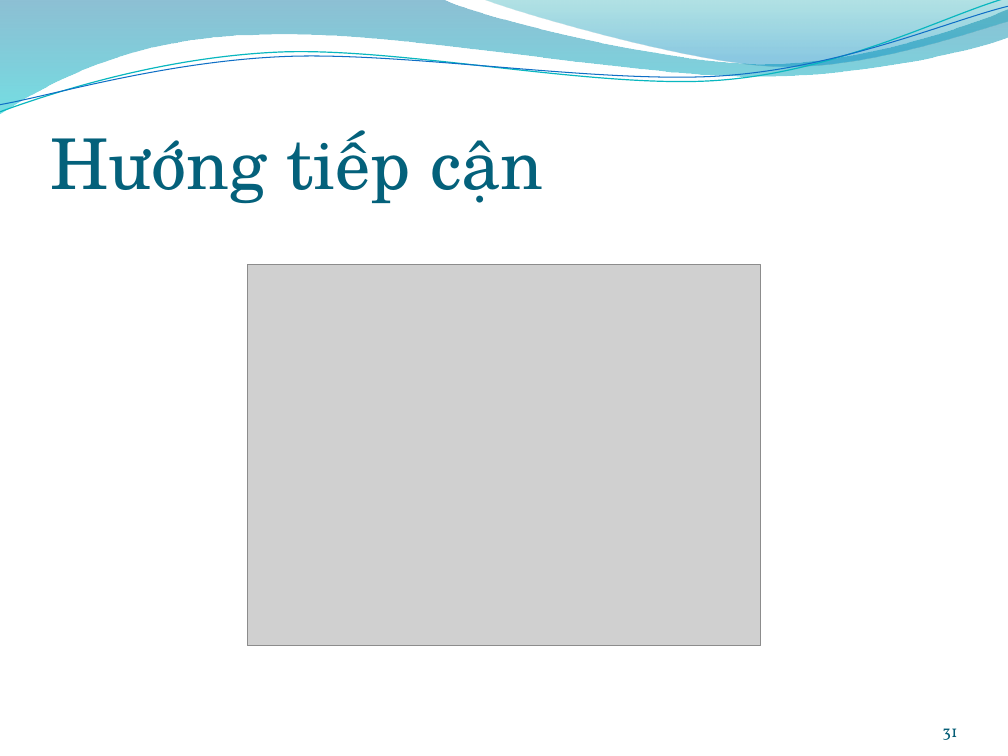
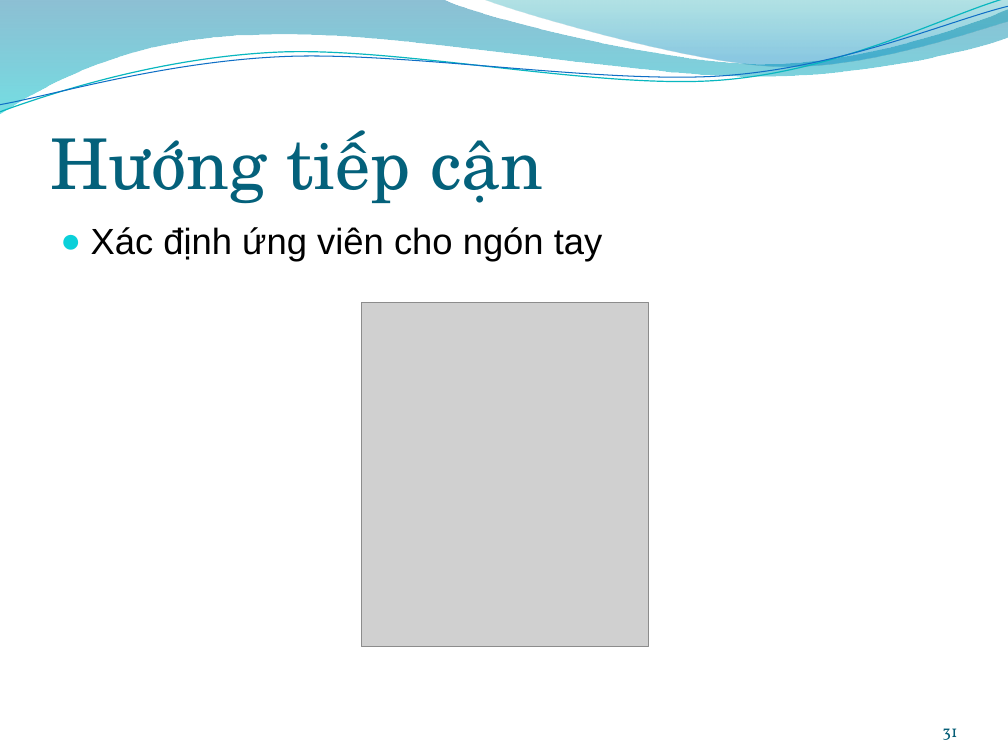
Before and after one commit to trianindiaputra/handgeometry, a slide deck: slide 31 of Documentation/presentation.pptx. Drawn at 1008x756 pixels with LibreOffice and Linux fonts; fonts in the diff are those of the drawing; grey boxes stand for pictures; background and template pictures are left out. Boxes give left, top, right and bottom in pixels: in the first picture for what was removed or moved away, otherwise in the second. Text is boxed around its words. In the diff, an @@ line names an element or a change of style, - is before the commit and + after.

```diff
--- a/Documentation/presentation.pptx
+++ b/Documentation/presentation.pptx
@@ text added at (x1=91, y1=227, x2=603, y2=262), 26 pt, text #000000 @@
+● Xác định ứng viên cho ngón tay
@@ picture resized from (x1=247, y1=265, x2=760, y2=646) to (x1=361, y1=302, x2=648, y2=647) @@
```
Also in this commit, not shown: 2 other slides changed, 3 slides added.
